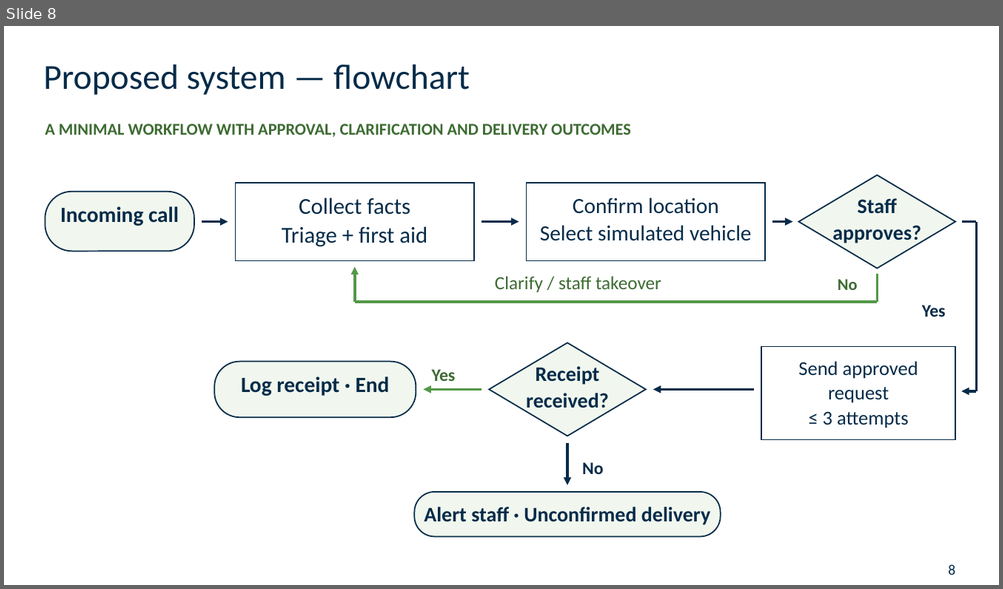
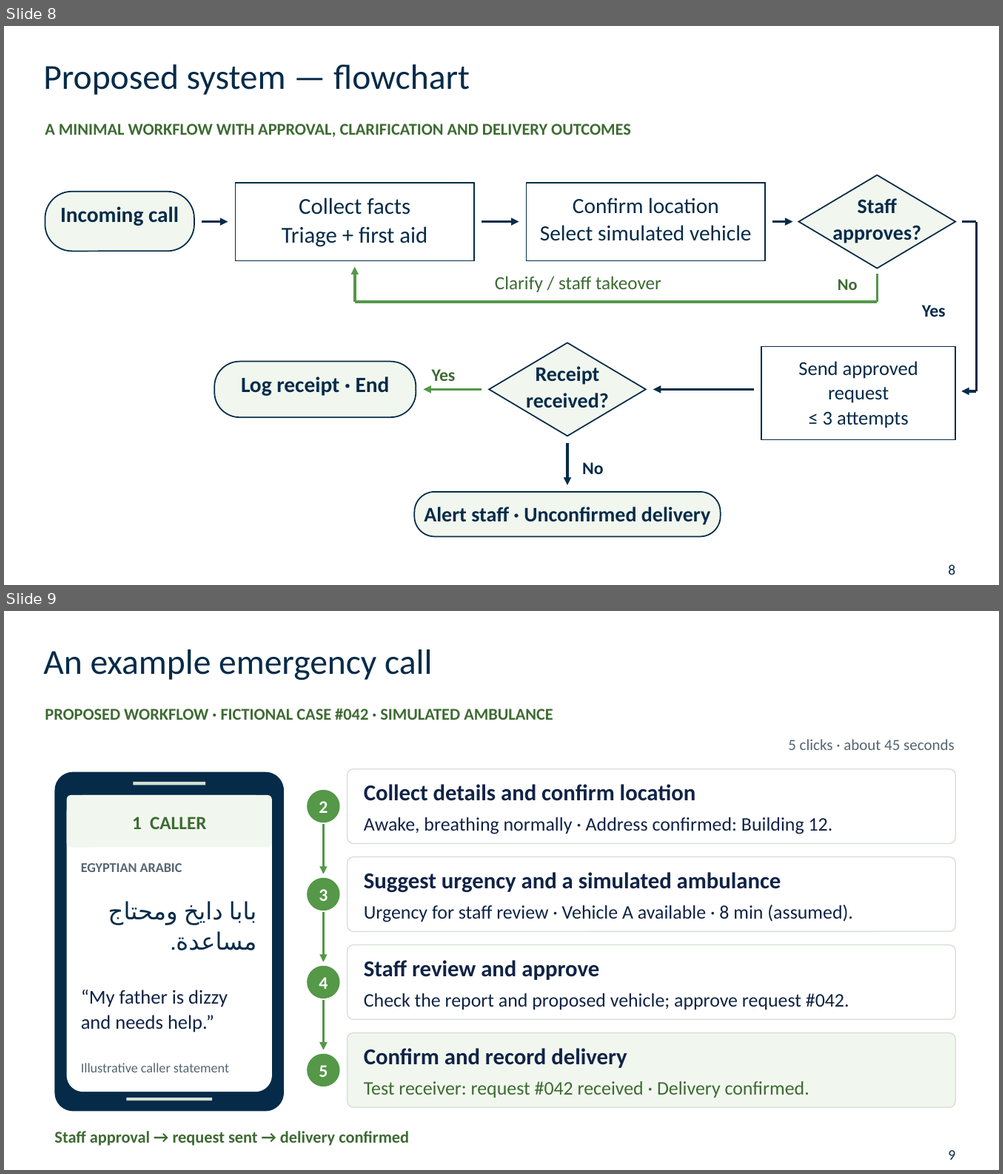
Before and after one commit to 3bdoo04/Uni-Grad, a slide deck: Review/Presentation/Uni-Grad - Midterm Presentation.pptx. Shown one above the other, each under a label of ours: slide 8 before the commit, slides 8 and 9 after it. The pictures are 1003x589 and 1003x1174 pixels, drawn with LibreOffice and Linux fonts; fonts in the diff are those of the drawing; background and template pictures are left out. Boxes give left, top, right and bottom in pixels: in the first picture for what was removed or moved away, otherwise in the second. Text is boxed around its words. In the diff, an @@ line names an element or a change of style, - is before the commit and + after.

```diff
--- a/Review/Presentation/Uni-Grad - Midterm Presentation.pptx
+++ b/Review/Presentation/Uni-Grad - Midterm Presentation.pptx
@@ slide 9 added at (4, 611, 999, 1170), background #FFFFFF @@
@@ text added at (43, 649, 432, 680), 34 pt, text #062B49 @@
+An example emergency call
@@ text added at (45, 708, 553, 720), 16 pt, text #3D6B32, bold @@
+PROPOSED WORKFLOW · FICTIONAL CASE #042 · SIMULATED AMBULANCE
@@ text added at (788, 739, 954, 750), 15 pt, text #566672 @@
+5 clicks · about 45 seconds
@@ group added at (307, 769, 956, 844): 3 texts, 1 ellipse, 1 rounded rectangle @@
+2
+Collect details and confirm location
+Awake, breathing normally · Address confirmed: Building 12.
@@ group added at (307, 824, 956, 932): 3 texts, 1 arrow, 1 ellipse, 1 rounded rectangle @@
+3
+Suggest urgency and a simulated ambulance
+Urgency for staff review · Vehicle A available · 8 min (assumed).
@@ group added at (307, 912, 956, 1020): 3 texts, 1 arrow, 1 ellipse, 1 rounded rectangle @@
+4
+Staff review and approve
+Check the report and proposed vehicle; approve request #042.
@@ group added at (55, 772, 284, 1112): 5 rounded rectangles, 5 texts @@
+1 CALLER
+EGYPTIAN ARABIC
+بابا دايخ ومحتاج مساعدة.
+“My father is dizzy
+and needs help.”
+Illustrative caller statement
@@ group added at (307, 1000, 956, 1108): 3 texts, 1 arrow, 1 ellipse, 1 rounded rectangle @@
+5
+Confirm and record delivery
+Test receiver: request #042 received · Delivery confirmed.
@@ text added at (54, 1131, 409, 1146), 16 pt, text #3D6B32, bold @@
+Staff approval → request sent → delivery confirmed
@@ text added at (948, 1150, 955, 1160), 14 pt, text #062B49 @@
+9
```
Also in this commit, not shown: 8 slides changed, 21 other files.
